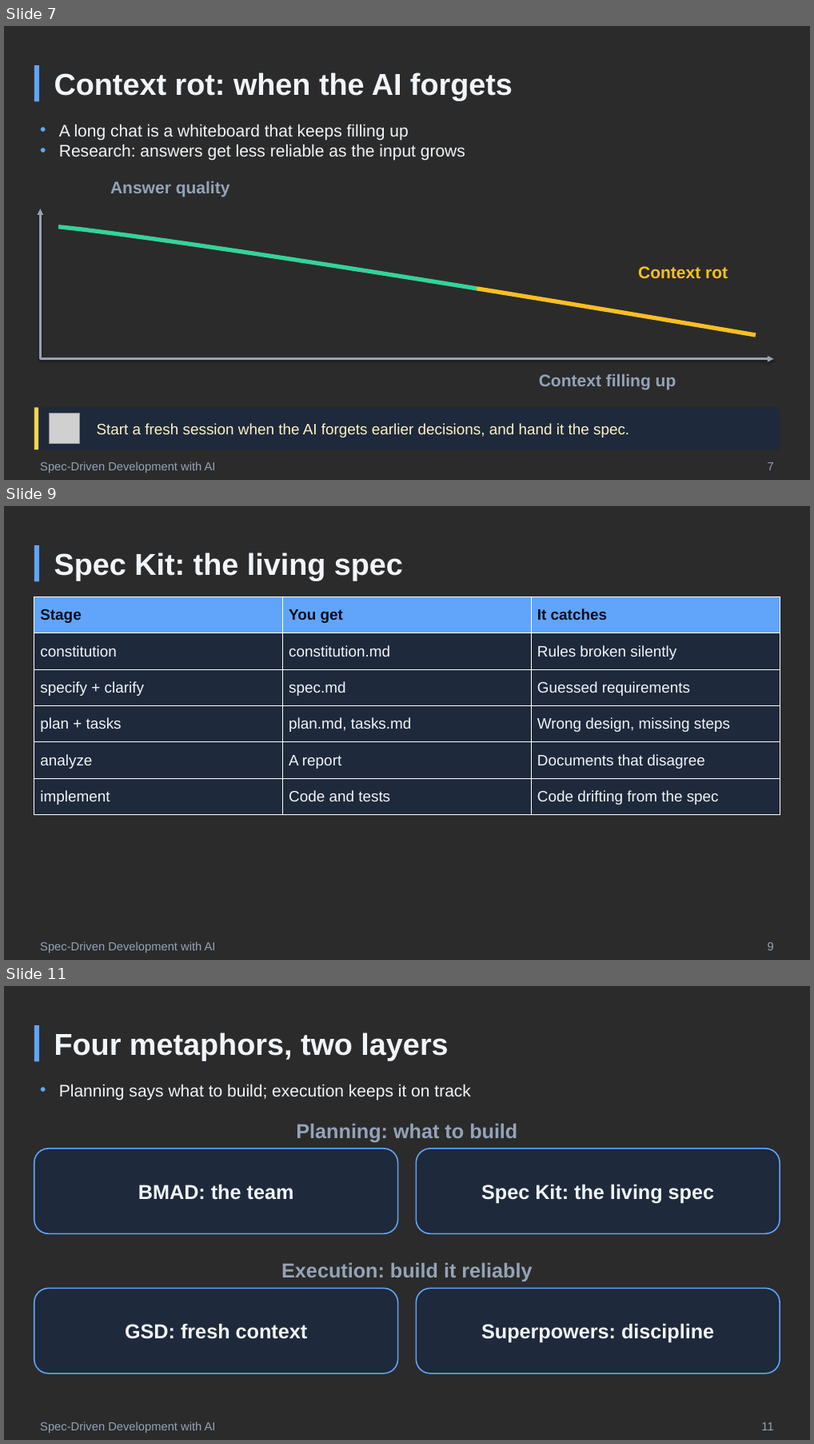
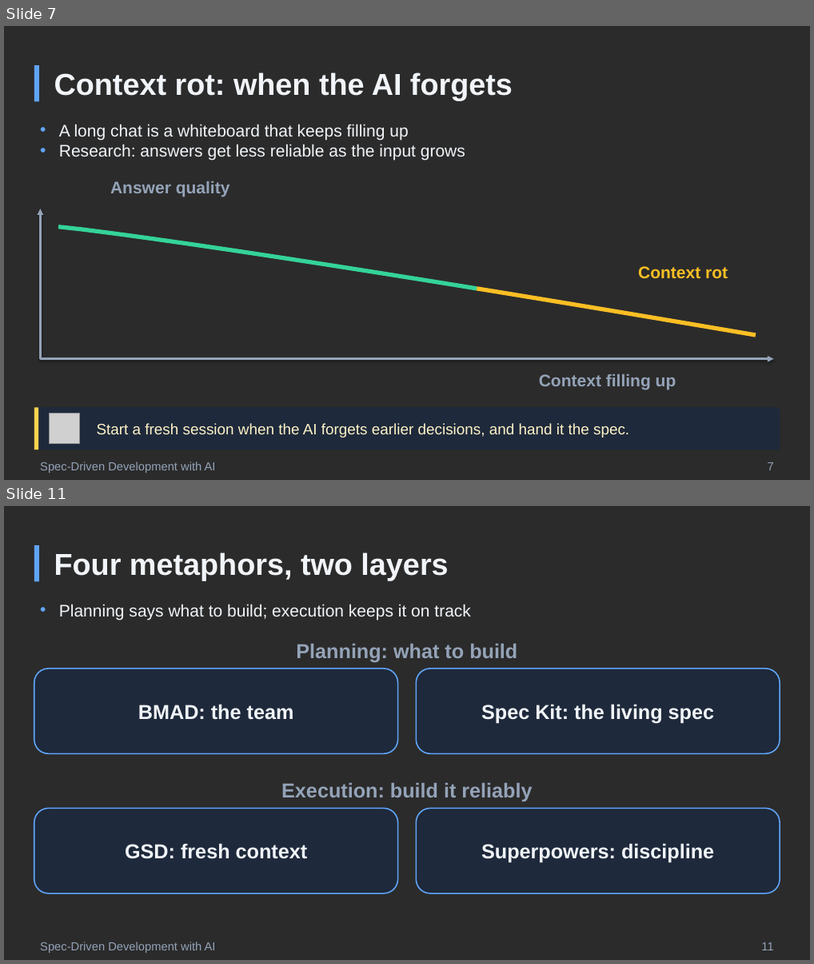
Before and after one commit to ronyronen/speckit-claude-presentation, a slide deck: presentation/speckit-workshop.pptx. Shown one above the other, each under a label of ours: slides 7, 9 and 11 before the commit, slides 7 and 11 after it; the slides between them are not shown. The pictures are 814x1444 and 814x964 pixels, drawn with LibreOffice and Linux fonts; fonts in the diff are those of the drawing; grey boxes stand for pictures; background and template pictures are left out; a plain dark background stands for a picture behind light text. Boxes give left, top, right and bottom in pixels: in the first picture for what was removed or moved away, otherwise in the second. Text is boxed around its words. In the diff, an @@ line names an element or a change of style, - is before the commit and + after.

```diff
--- a/presentation/speckit-workshop.pptx
+++ b/presentation/speckit-workshop.pptx
@@ slide 9 removed at [4,506,810,960], background picture (left out) @@
@@ rectangle removed at [34,545,39,582] @@
@@ text removed at [54,552,403,581] @@
-Spec Kit: the living spec
@@ table removed at [34,596,780,815], 6 rows, 3 columns @@
-Stage | You get | It catches
-constitution | constitution.md | Rules broken silently
-specify + clarify | spec.md | Guessed requirements
-plan + tasks | plan.md, tasks.md | Wrong design, missing steps
-analyze | A report | Documents that disagree
-implement | Code and tests | Code drifting from the spec
@@ text removed at [40,941,216,952] @@
-Spec-Driven Development with AI
@@ text removed at [768,942,774,950] @@
-9
```
Also in this commit, not shown: 1 slide changed, 4 slides added, 2 other slides removed, 10 other files.
